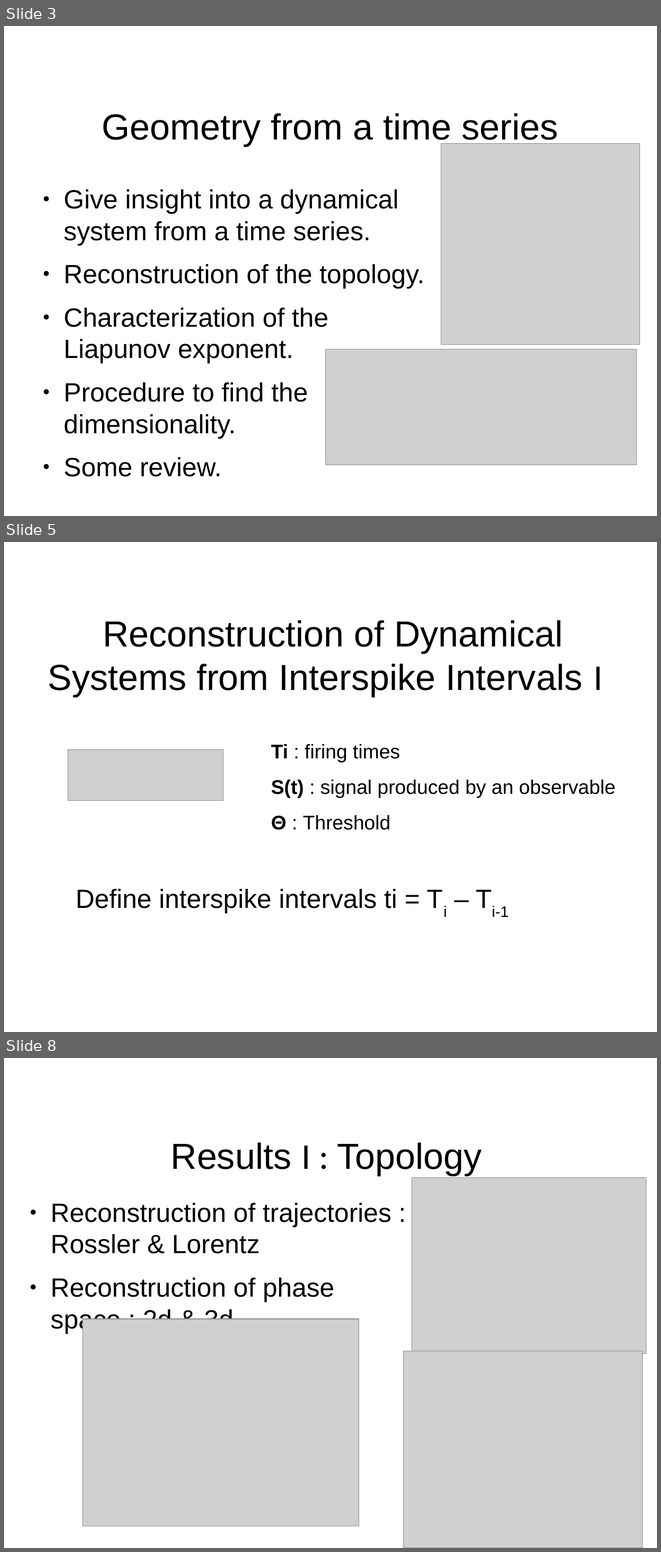
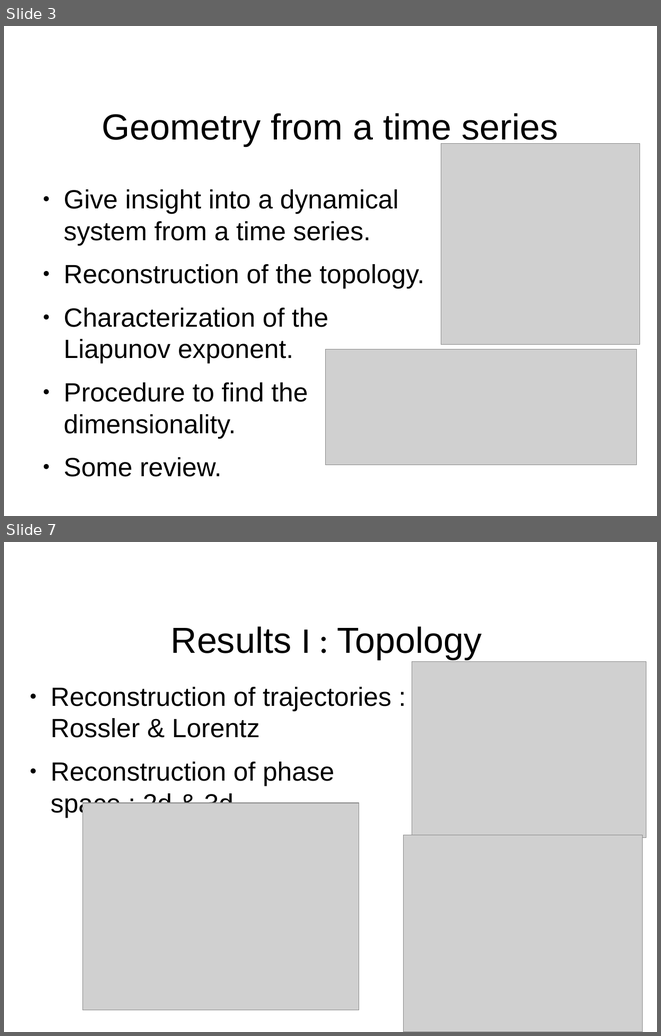
Before and after one commit to aarcascuerda/Reconstruction-of-dynamical-systems-from-ISIs, a slide deck: presentation/presentation.odp. Shown one above the other, each under a label of ours: slides 3, 5 and 8 before the commit, slides 3 and 7 after it; the slides between them are not shown. The pictures are 661x1552 and 661x1036 pixels, drawn with LibreOffice and Linux fonts; fonts in the diff are those of the drawing; grey boxes stand for pictures; background and template pictures are left out. Boxes give left, top, right and bottom in pixels: in the first picture for what was removed or moved away, otherwise in the second. Text is boxed around its words. In the diff, an @@ line names an element or a change of style, - is before the commit and + after.

```diff
--- a/presentation/presentation.odp
+++ b/presentation/presentation.odp
@@ slide 5 removed at (4, 542, 657, 1032), background #FFFFFF @@
@@ title removed at (48, 620, 602, 697) @@
-Reconstruction of Dynamical Systems from Interspike Intervals I
@@ text removed at (271, 744, 616, 830) @@
-Ti : firing times
-S(t) : signal produced by an observable
-Θ : Threshold
@@ picture removed at (68, 749, 223, 800) @@
@@ text removed at (76, 889, 509, 917) @@
-Define interspike intervals ti = Ti – Ti-1
@@ what was slide 8 is now slide 7 @@
```
Also in this commit, not shown: 4 slides changed, 1 slide added, 1 other slide removed, 2 other files.
